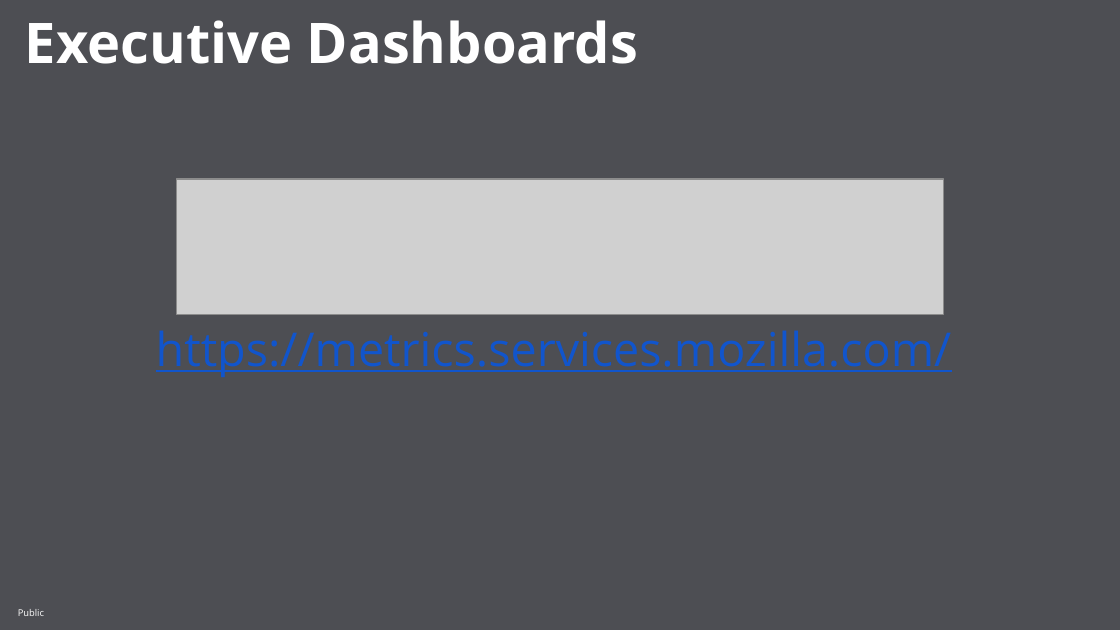
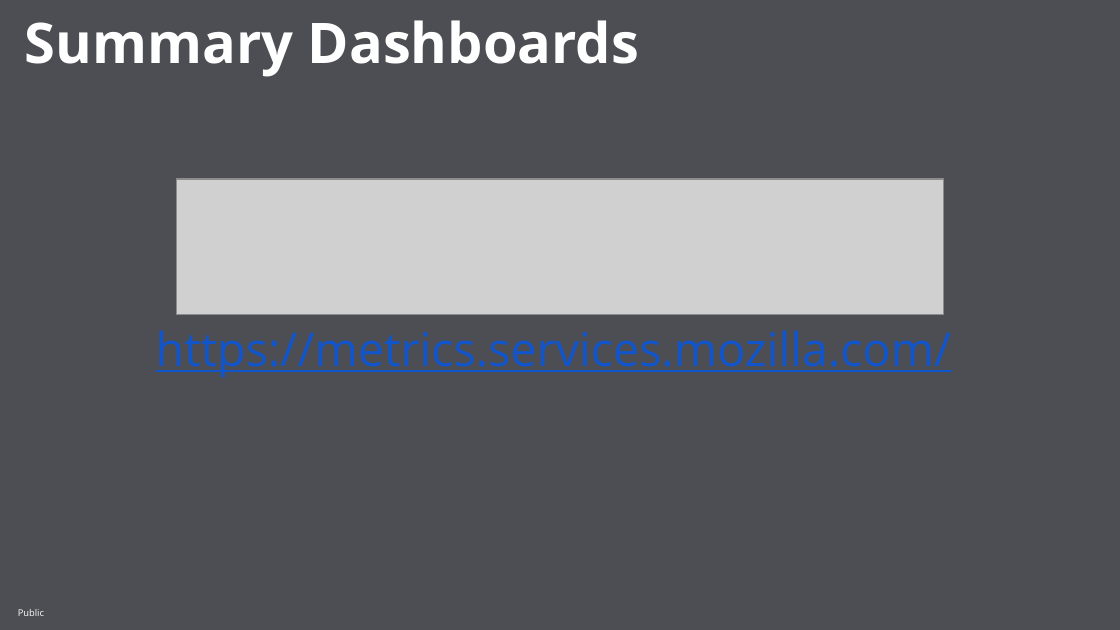
Before and after one commit to mozilla/telemetry-onboarding, a slide deck: slide 13 of slides/Telemetry Onboarding.pptx. Drawn at 1120x630 pixels with LibreOffice and Linux fonts; fonts in the diff are those of the drawing; grey boxes stand for pictures; background and template pictures are left out. Boxes give left, top, right and bottom in pixels: in the first picture for what was removed or moved away, otherwise in the second. Text is boxed around its words. In the diff, an @@ line names an element or a change of style, - is before the commit and + after.

Commit message:
- Moved the probe expiration to FF55 (nightly is at 50 now..) - Added the Fx-Data-platform ML link - Added the "Questions?" label to the empty slides. - Fixed the typo in the #datapipeline channel name in the contacts slide

```diff
--- a/slides/Telemetry Onboarding.pptx
+++ b/slides/Telemetry Onboarding.pptx
@@ text at bbox=[25, 20, 639, 77]: text changed @@
-Executive Dashboards
+Summary Dashboards
```
Also in this commit, not shown: 8 other slides changed, 8 slides added, 8 slides removed, 1 other file.
